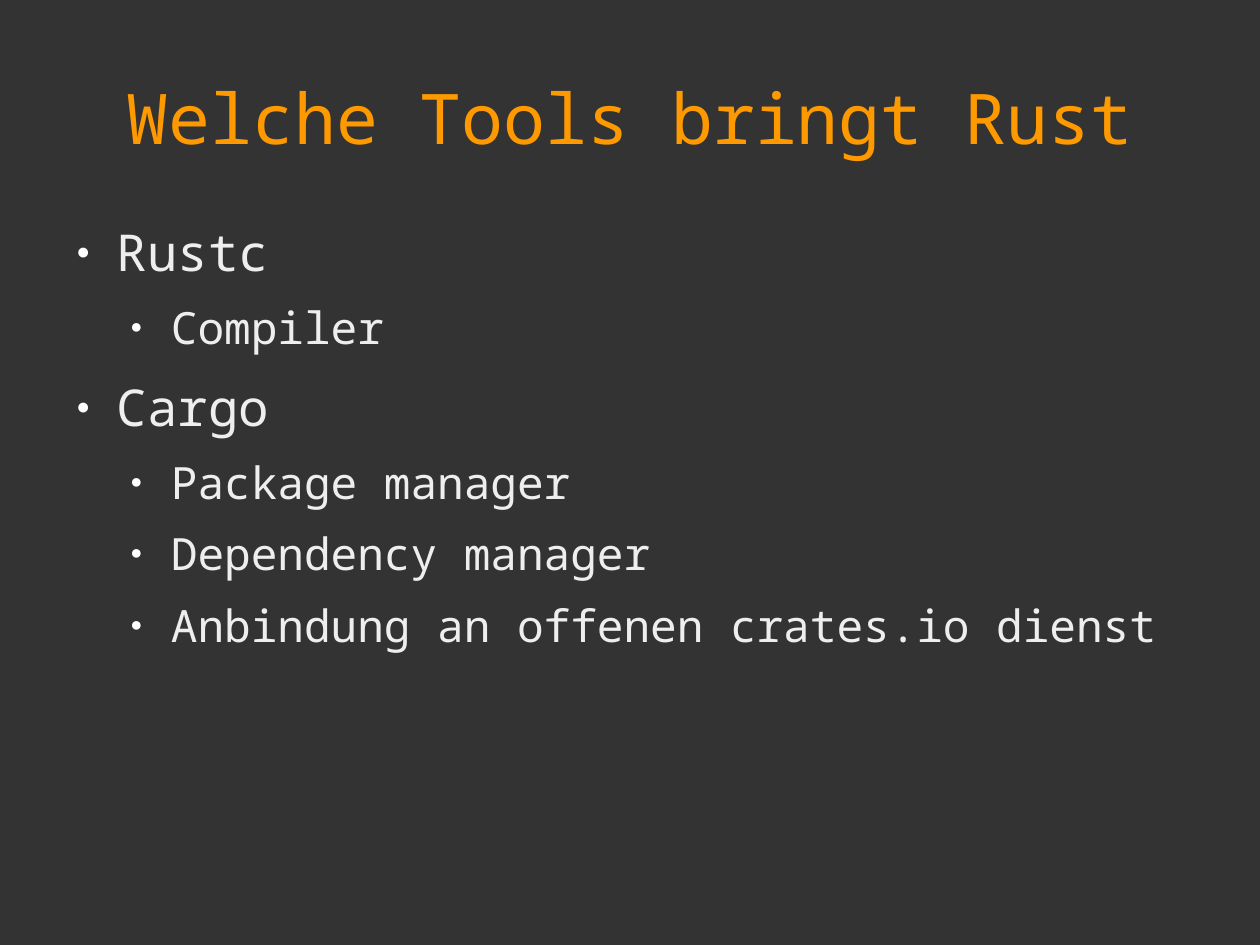
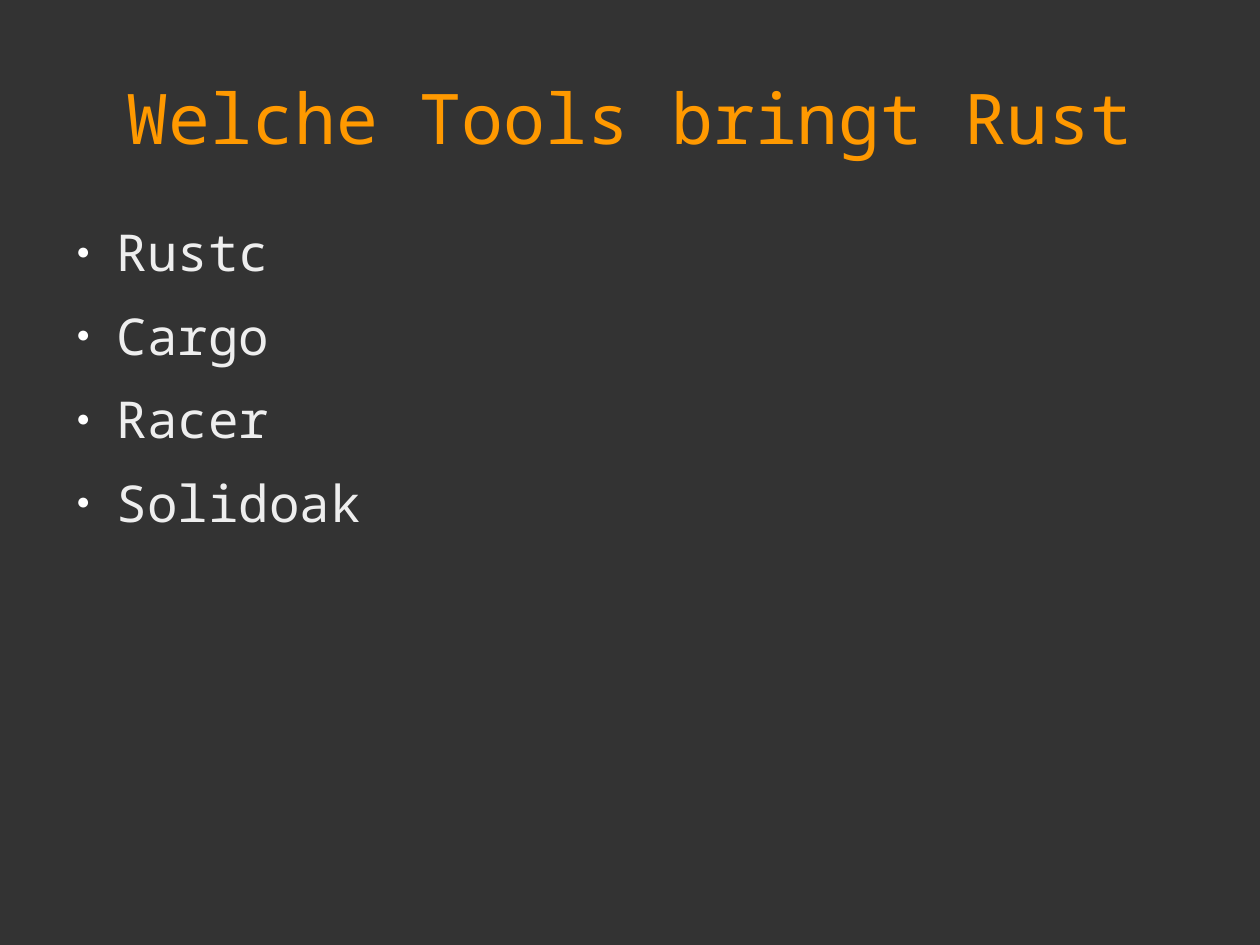
Before and after one commit to sphinxc0re/Web-Development-mit-Rust, a slide deck: slide 11 of slides.odp. Drawn at 1260x945 pixels with LibreOffice and Linux fonts; fonts in the diff are those of the drawing. Boxes give left, top, right and bottom in pixels: in the first picture for what was removed or moved away, otherwise in the second. Text is boxed around its words. In the diff, an @@ line names an element or a change of style, - is before the commit and + after.

```diff
--- a/slides.odp
+++ b/slides.odp
@@ text at (171, 310, 384, 355): paragraph removed @@
-  ● Compiler
@@ text at (117, 401, 361, 523): text changed; size 28 to 32 pt @@
-  ● Package manager
-  ● Dependency manager
-  ● Anbindung an offenen crates.io dienst
+● Racer
+● Solidoak
```
Also in this commit, not shown: 1 other slide changed, 25 other files.
